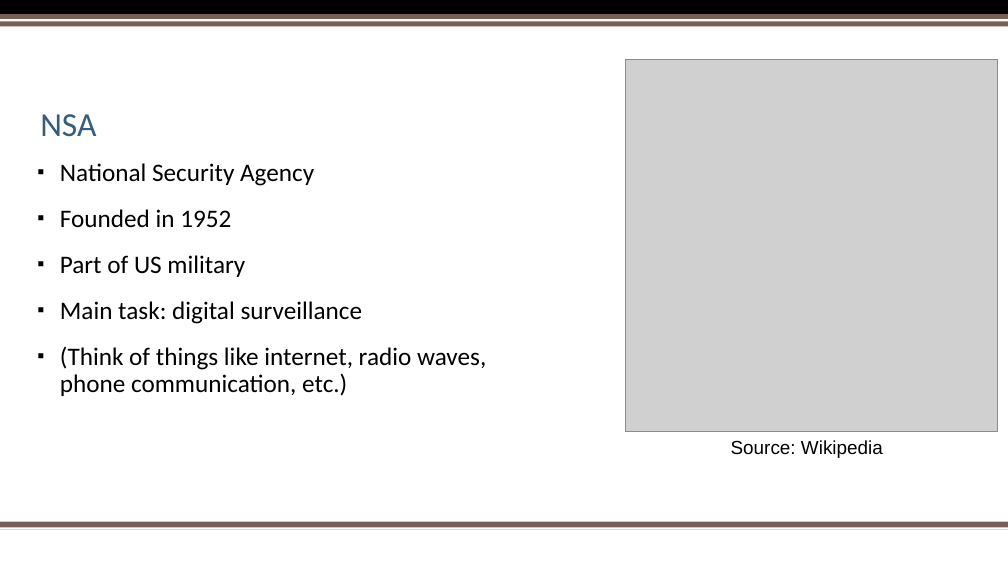
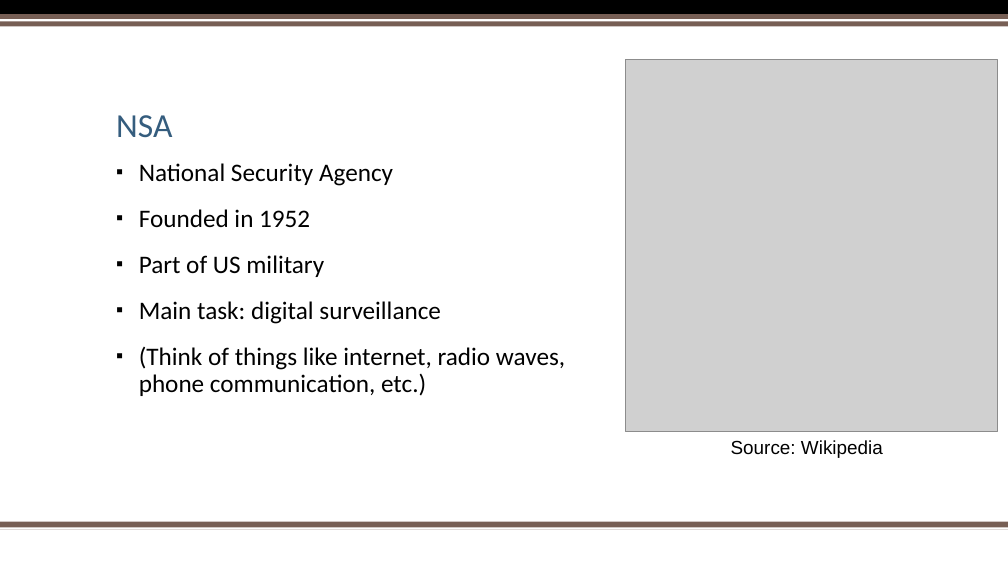
Before and after one commit to sebivenlo/ESDE_2021_Ghidra, a slide deck: slide 9 of Reverse Engineering.pptx. Drawn at 1008x567 pixels with LibreOffice and Linux fonts; fonts in the diff are those of the drawing; grey boxes stand for pictures; background and template pictures are left out. Boxes give left, top, right and bottom in pixels: in the first picture for what was removed or moved away, otherwise in the second. Text is boxed around its words. In the diff, an @@ line names an element or a change of style, - is before the commit and + after.

Commit message:
updated some visuals, added more text such as more clarifiaction on how to set up ghidra

```diff
--- a/Reverse Engineering.pptx
+++ b/Reverse Engineering.pptx
@@ text "NSA": place and size @@
-text "NSA" at <box>40,114,96,137</box>
+text "NSA" at <box>116,115,172,138</box>
@@ text "National Security Agency": place and size @@
-text "National Security Agency" at <box>60,163,486,396</box>
+text "National Security Agency" at <box>139,163,565,396</box>
```
Also in this commit, not shown: 7 other slides changed.
